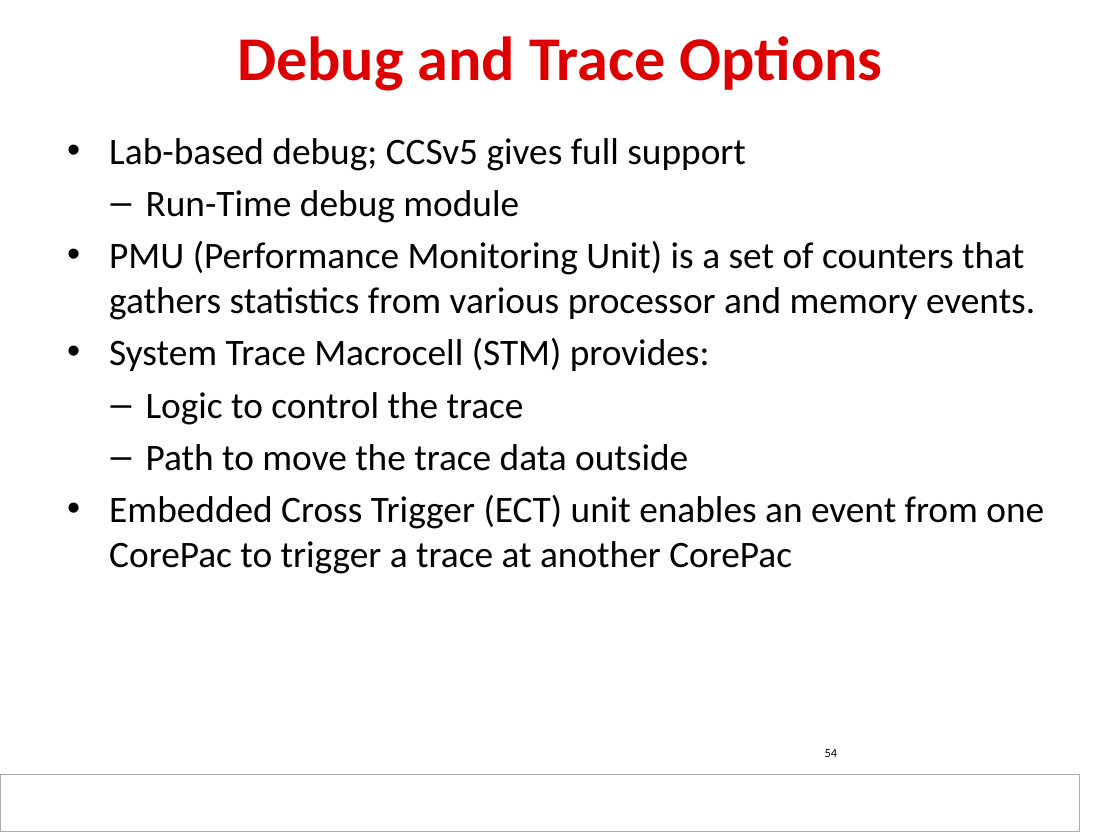
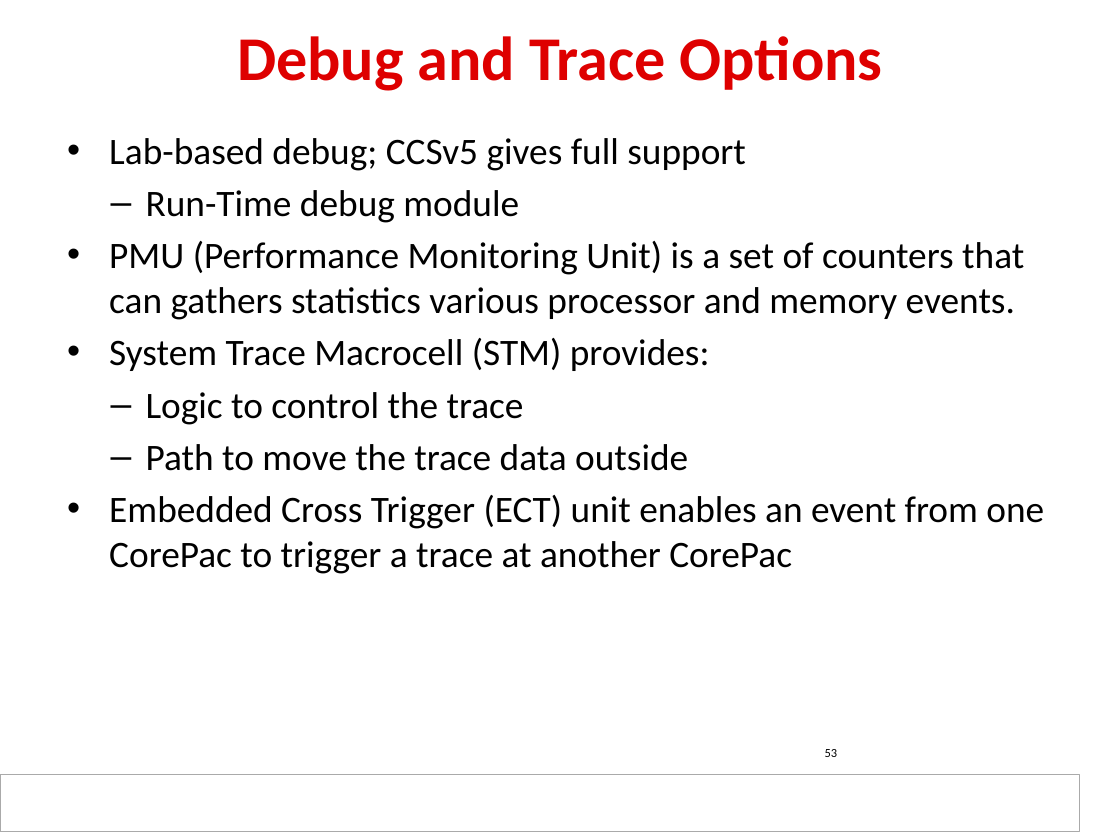
Before and after one commit to hari1989/keystone-workshop, a slide deck: slide 53 of slides/KeyStone ARM A15 CorePac.pptx (slide 54 before the commit). Drawn at 1120x840 pixels with LibreOffice and Linux fonts; fonts in the diff are those of the drawing; background and template pictures are left out. Boxes give left, top, right and bottom in pixels: in the first picture for what was removed or moved away, otherwise in the second. Text is boxed around its words. In the diff, an @@ line names an element or a change of style, - is before the commit and + after.

```diff
--- a/slides/KeyStone ARM A15 CorePac.pptx
+++ b/slides/KeyStone ARM A15 CorePac.pptx
@@ text at (109, 241, 1024, 320): text changed @@
-• PMU (Performance Monitoring Unit) is a set of counters that gathers statistics from various processor and memory events.
+• PMU (Performance Monitoring Unit) is a set of counters that can gathers statistics various processor and memory events.
@@ page number at (825, 749, 838, 757): text changed @@
-54
+53
```
Also in this commit, not shown: 3 slides removed.
